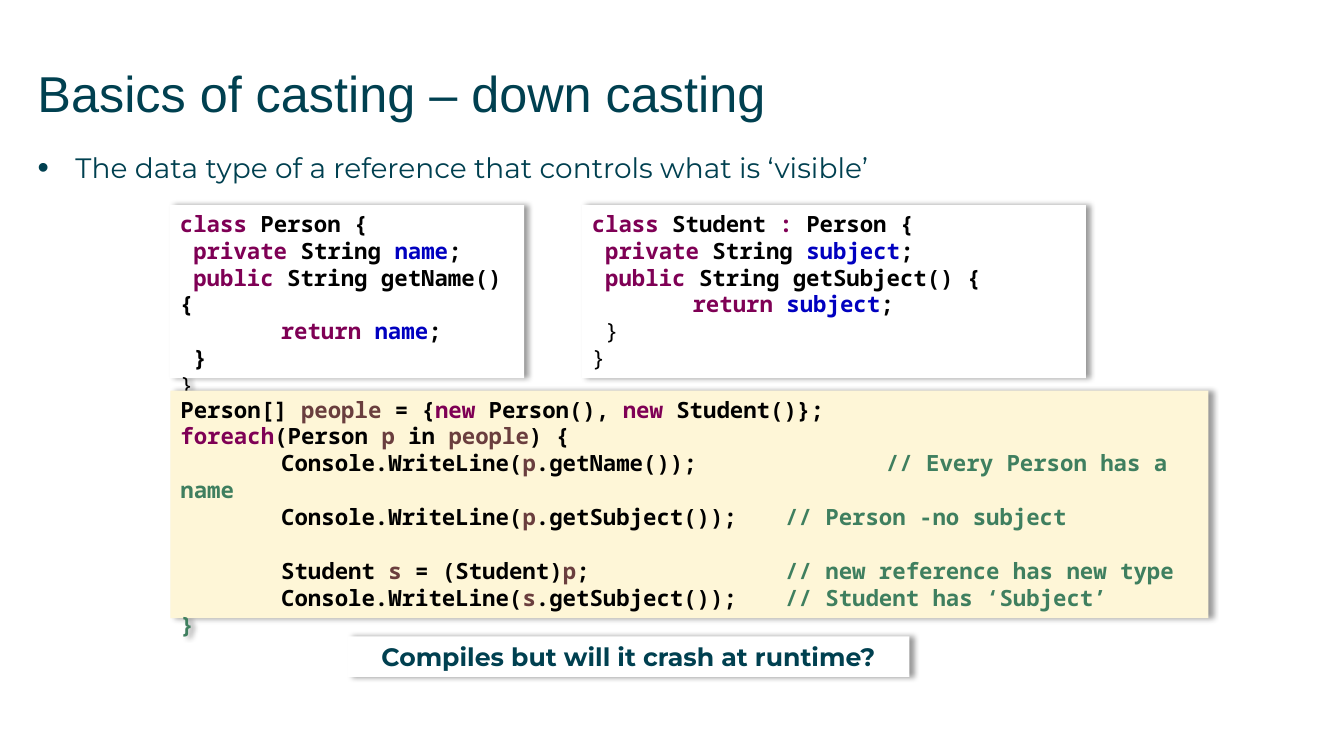
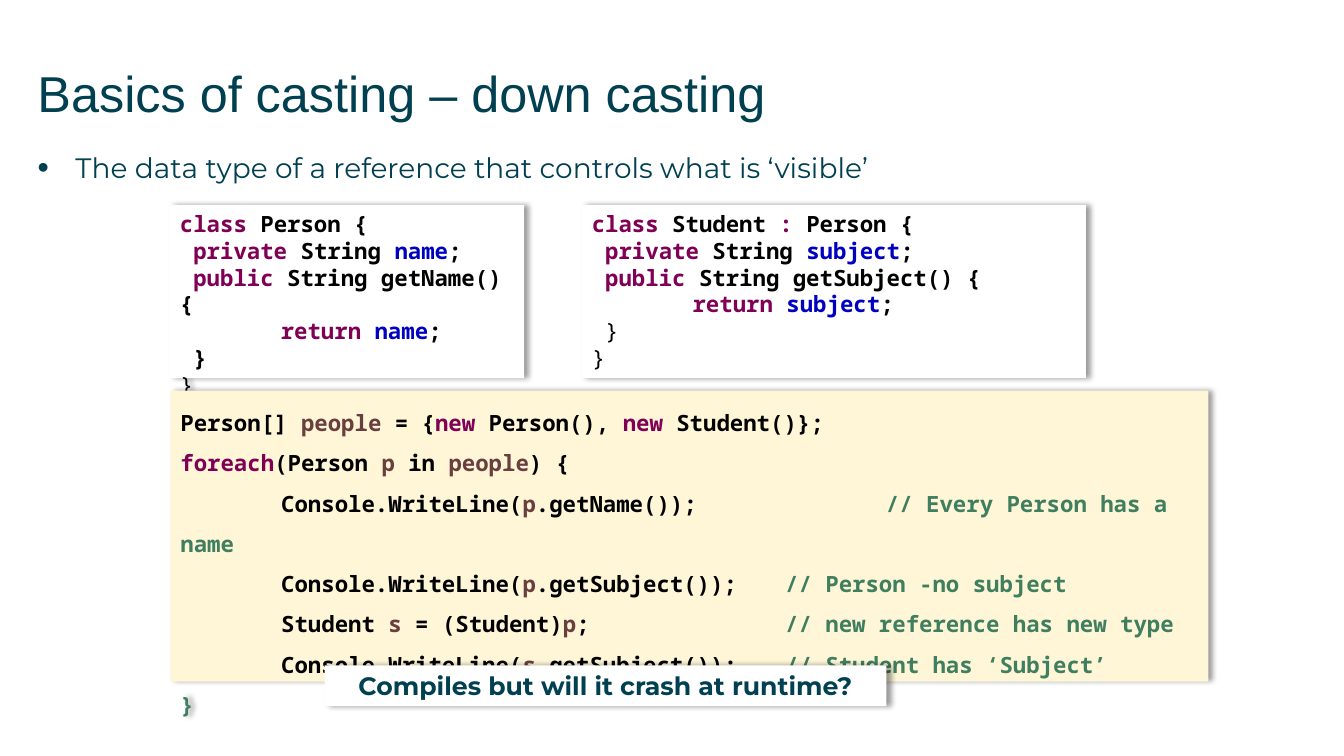
Before and after one commit to mikebaradaran/csharp, a slide deck: slide 11 of 08-Polymorphism.pptx. Drawn at 1344x756 pixels with LibreOffice and Linux fonts; fonts in the diff are those of the drawing. Boxes give left, top, right and bottom in pixels: in the first picture for what was removed or moved away, otherwise in the second. Text is boxed around its words. In the diff, an @@ line names an element or a change of style, - is before the commit and + after.

```diff
--- a/08-Polymorphism.pptx
+++ b/08-Polymorphism.pptx
@@ rectangle "Person[] people = {new Person(), ...": place and size @@
-rectangle "Person[] people = {new Person(), ..." at box(170, 391, 1209, 619)
+rectangle "Person[] people = {new Person(), ..." at box(170, 391, 1209, 683)
@@ rectangle "Person[] people = {new Person(), ..." at box(170, 391, 1209, 683): line spacing 1 to 1.5 @@
@@ rectangle "Compiles but will it crash ...": place and size @@
-rectangle "Compiles but will it crash ..." at box(348, 636, 909, 677)
+rectangle "Compiles but will it crash ..." at box(325, 665, 886, 706)
```
Also in this commit, not shown: 1 other slide changed, 2 other files.
